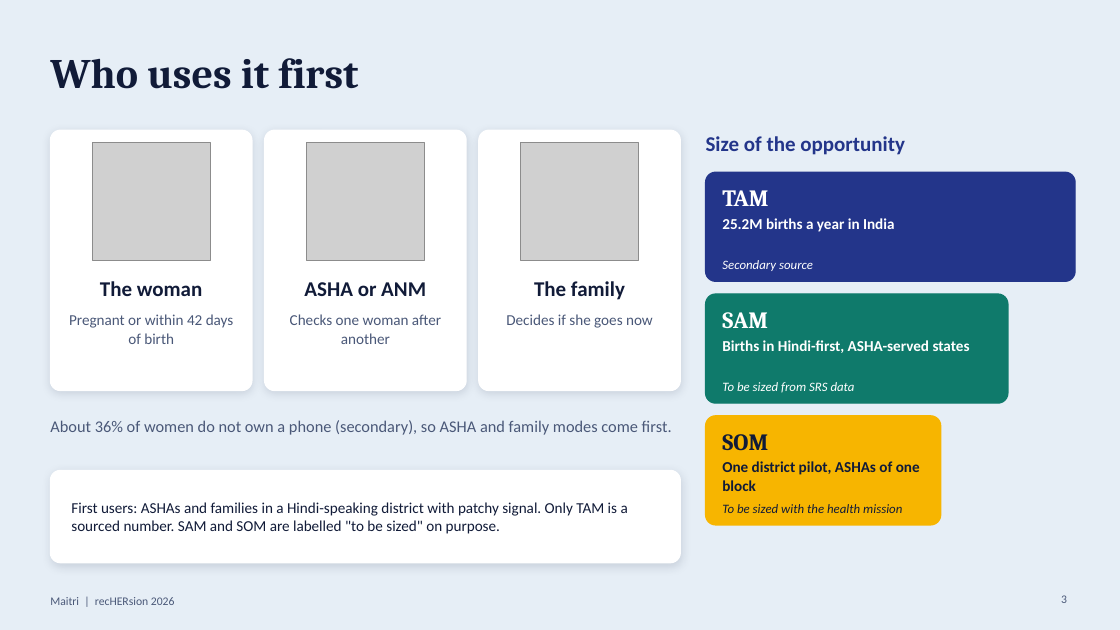
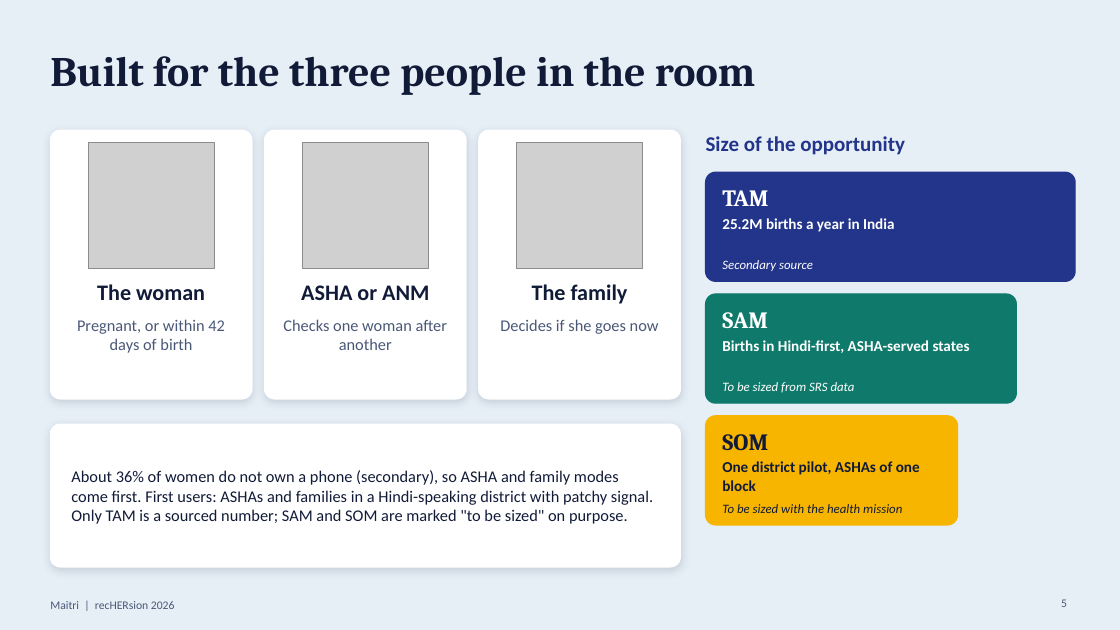
Before and after one commit to aafreenzy/maitri, a slide deck: slide 5 of docs/Maitri-recHERsion-2026-final.pptx (slide 3 before the commit). Drawn at 1120x630 pixels with LibreOffice and Linux fonts; fonts in the diff are those of the drawing; grey boxes stand for pictures. Boxes give left, top, right and bottom in pixels: in the first picture for what was removed or moved away, otherwise in the second. Text is boxed around its words. In the diff, an @@ line names an element or a change of style, - is before the commit and + after.

```diff
--- a/docs/Maitri-recHERsion-2026-final.pptx
+++ b/docs/Maitri-recHERsion-2026-final.pptx
@@ text at [50,56,755,95]: text changed @@
-Who uses it first
+Built for the three people in the room
@@ rounded rectangle: place and size @@
-rounded rectangle at [50,130,252,391]
+rounded rectangle at [50,130,252,399]
@@ picture: place and size @@
-picture at [92,143,210,260]
+picture at [88,143,214,269]
@@ rounded rectangle: place and size @@
-rounded rectangle at [265,130,466,391]
+rounded rectangle at [265,130,466,399]
@@ picture: place and size @@
-picture at [307,143,424,260]
+picture at [302,143,429,269]
@@ shadow changed in 3 elements at [50,130,252,399], [265,130,466,399], [479,130,681,399] @@
@@ rounded rectangle: place and size @@
-rounded rectangle at [479,130,681,391]
+rounded rectangle at [479,130,681,399]
@@ picture: place and size @@
-picture at [521,143,639,260]
+picture at [517,143,643,269]
@@ size 18 to 19 pt in 3 elements at [97,284,205,300], [301,285,429,300], [532,284,628,304] @@
@@ rounded rectangle: place and size @@
-rounded rectangle at [706,294,1008,403]
+rounded rectangle at [706,294,1017,403]
@@ text at [77,319,225,353]: text changed; size 13 to 14 pt @@
-Pregnant or within 42 days of birth
+Pregnant, or within 42 days of birth
@@ text "Checks one woman after another" at [283,319,447,350]: size 13 to 14 pt @@
@@ text "Decides if she goes now" at [500,319,659,334]: size 13 to 14 pt @@
@@ rounded rectangle: place and size @@
-rounded rectangle at [706,416,941,525]
+rounded rectangle at [706,416,958,525]
@@ rounded rectangle: place and size @@
-rounded rectangle at [50,471,681,563]
+rounded rectangle at [50,424,681,567]
@@ rounded rectangle at [50,424,681,567]: shadow changed; proportions changed @@
@@ text removed at [50,420,672,435] @@
-About 36% of women do not own a phone (secondary), so ASHA and family modes come first.
@@ text at [71,470,653,524]: text changed; size 13 to 14 pt @@
-First users: ASHAs and families in a Hindi-speaking district with patchy signal. Only TAM is a sourced number. SAM and SOM are labelled "to be sized" on purpose.
+About 36% of women do not own a phone (secondary), so ASHA and family modes come first. First users: ASHAs and families in a Hindi-speaking district with patchy signal. Only TAM is a sourced number; SAM and SOM are marked "to be sized" on purpose.
@@ text "Maitri | recHERsion 2026": place and size @@
-text "Maitri | recHERsion 2026" at [50,597,175,605]
+text "Maitri | recHERsion 2026" at [50,601,175,609]
@@ page number at [1061,599,1067,607]: text changed @@
-3
+5
```
Also in this commit, not shown: 5 other slides changed, 13 slides added, 4 slides removed, 3 other files.
